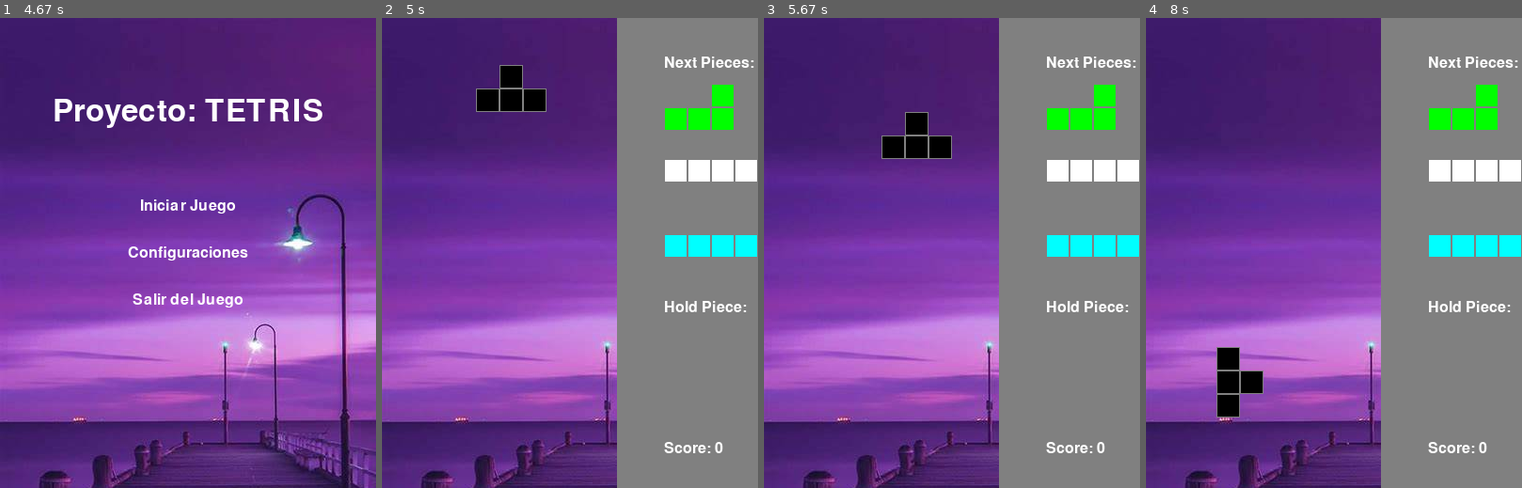
Above: before the commit, frames 1-4 (left to right).
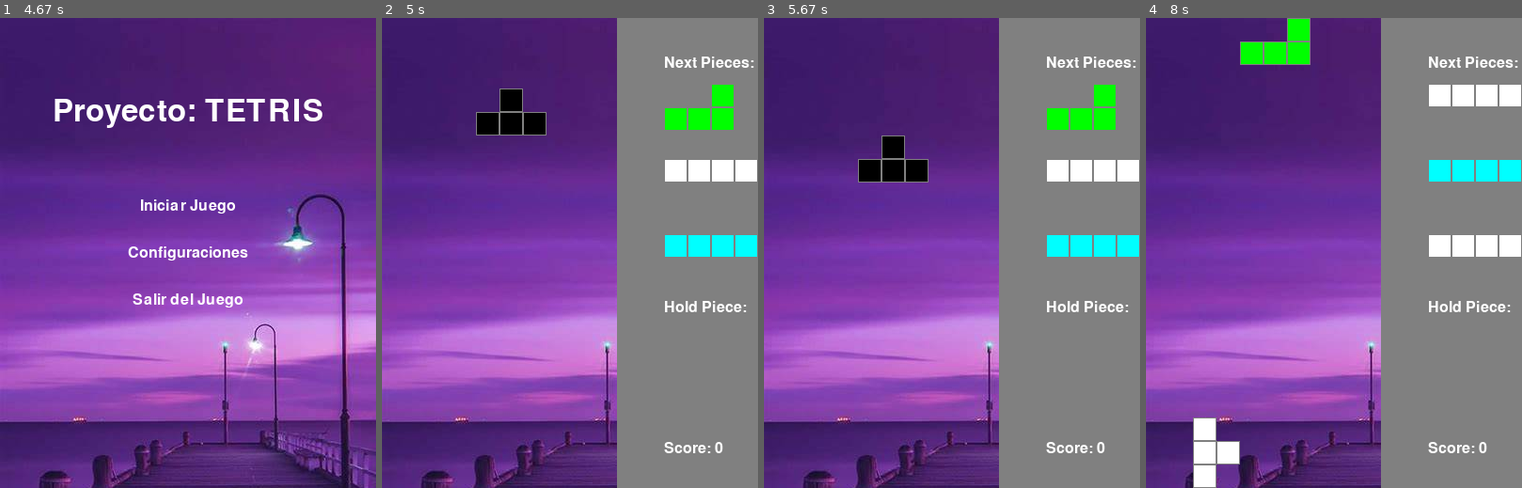
Above: after the commit, the same moments.

Repository: MugiwaraLombo/PA.TPF.Com1.Pygame
Game: pygame game, started from main.py
Same seed, same stepped clock (60 frames per second), same inputs: the game is played once before the commit and once after it.
Inputs:
- Up to frame 1 (4.67 s): click "Configuraciones" at 0.38 s; click "Cambiar Teclas" at 0.72 s; click "LEFT" at 1.05 s; tap Space at 1.33 s; click "Volver" at 1.72 s; click "Cambiar Fondo" at 2.05 s; click "Fondo de pantalla 3" at 2.38 s; click "Volver" at 2.72 s; click "Volver" at 3.05 s; click "Iniciar Juego" at 3.38 s
- Up to frame 2 (5 s): click "Iniciar Juego" at 4.72 s
- Up to frame 3 (5.67 s): hold Esc 5-5.47 s; hold Right 5-5.47 s; tap Space at 5.07, 5.37 s; click "Iniciar Juego" at 5.55 s
- Up to frame 4 (8 s): hold Down 6.33-6.8 s; tap Space at 6.4, 6.9 s; hold Up 6.83-7.33 s

Frame 1 is identical in both runs. In frame 2, 1.9% of the frame differs, in the area x 25-44%, y 10-25%; in frame 3, 1.9%; in frame 4, 7.7%, in the area x 12-100%, y 0-100%.

Commit message:
cambios en la documentacion

Diff:
--- a/tetris.py
+++ b/tetris.py
@@ -9,36 +9,36 @@
 class Tetris:
     def __init__(self):
         pygame.init() #Inicializa pygame
-        pygame.mixer.init()
-        self.screen = pygame.display.set_mode((SCREEN_WIDTH, SCREEN_HEIGHT)) #Crea la pantalla de la app
-        pygame.display.set_caption("Proyecto: TETRIS") #Leyenda de la app
-        self.clock = pygame.time.Clock()
+        pygame.mixer.init() #Inicializa el modulo de sonido de pygame
+        self.screen = pygame.display.set_mode((SCREEN_WIDTH, SCREEN_HEIGHT)) #Crea la pantalla del juego
+        pygame.display.set_caption("Proyecto: TETRIS") #Leyenda del del juego
+        self.clock = pygame.time.Clock() #Velocidad de movimiento de las piezas
         self.load_settings()
         self.paused = False
         self.bg_image = None
         self.load_background()
         self.play_music()
 
-        self.start_buttons = [
+        self.start_buttons = [ #Botones del inicio
             Button("Iniciar Juego", pygame.font.Font(None, 24), WHITE, (SCREEN_WIDTH // 2, SCREEN_HEIGHT // 2 - 50)),
             Button("Configuraciones", pygame.font.Font(None, 24), WHITE, (SCREEN_WIDTH // 2, SCREEN_HEIGHT // 2)),
             Button("Salir del Juego", pygame.font.Font(None, 24), WHITE, (SCREEN_WIDTH // 2, SCREEN_HEIGHT // 2 + 50))
         ]
 
-        self.config_buttons = [
+        self.config_buttons = [ #Botones de las configuraciones
             Button("Cambiar Fondo", pygame.font.Font(None, 24), WHITE, (SCREEN_WIDTH // 2, SCREEN_HEIGHT // 2 - 50)),
             Button("Cambiar Teclas", pygame.font.Font(None, 24), WHITE, (SCREEN_WIDTH // 2, SCREEN_HEIGHT // 2)),
             Button("Volver", pygame.font.Font(None, 24), WHITE, (SCREEN_WIDTH // 2, SCREEN_HEIGHT // 2 + 50))
         ]
 
-        self.background_buttons = [
+        self.background_buttons = [ #Botones de los ajustes de background
             Button("Fondo de pantalla 1", pygame.font.Font(None, 24), WHITE, (SCREEN_WIDTH // 2, SCREEN_HEIGHT // 2 - 50)),
             Button("Fondo de pantalla 2", pygame.font.Font(None, 24), WHITE, (SCREEN_WIDTH // 2, SCREEN_HEIGHT // 2)),
             Button("Fondo de pantalla 3", pygame.font.Font(None, 24), WHITE, (SCREEN_WIDTH // 2, SCREEN_HEIGHT // 2 + 50)),
             Button("Volver", pygame.font.Font(None, 24), WHITE, (SCREEN_WIDTH // 2, SCREEN_HEIGHT // 2 + 100))
         ]
 
-        self.key_buttons = [
+        self.key_buttons = [ #Botones de los ajustes de las teclas
             Button("LEFT", pygame.font.Font(None, 24), WHITE, (SCREEN_WIDTH // 4, SCREEN_HEIGHT // 2 - 50)),
             Button("RIGHT", pygame.font.Font(None, 24), WHITE, (SCREEN_WIDTH - SCREEN_WIDTH // 4, SCREEN_HEIGHT // 2 - 50)),
             Button("DOWN", pygame.font.Font(None, 24), WHITE, (SCREEN_WIDTH // 4, SCREEN_HEIGHT // 2)),
@@ -55,7 +55,7 @@
             with open(SETTINGS_FILE, "r") as file: #Abre el archivo y lo identifica como "file"
                 self.settings = json.load(file) #Carga al atributo "settings" los datos del archivo identificado como "file"
         else:
-            self.settings = {
+            self.settings = {#Si no existe, se crean las configuraciones por defecto
                 "resolution": (SCREEN_WIDTH, SCREEN_HEIGHT),
                 "background": None,
                 "key_bindings": {
@@ -78,8 +78,8 @@
             self.bg_image = pygame.image.load(background_path)
 
     def play_music(self):
-        pygame.mixer.music.load(os.path.join("config", "Background.mp3"))  # Cargar el archivo de música
-        pygame.mixer.music.play(-1)
+        pygame.mixer.music.load(os.path.join("config", "Background.mp3"))  #Carga el archivo de música
+        pygame.mixer.music.play(-1) #Reproduce el archivo en bucle
 
     def reset_game(self): #Reinicia la pantalla de juego
         self.board = [[0] * BOARD_WIDTH for _ in range(BOARD_HEIGHT)]
@@ -89,19 +89,21 @@
         self.score = 0
         self.game_over = False
 
-    def create_piece(self): #Crea las piezas de juego
-        shape = random.choice(SHAPES)
-        color = random.choice([WHITE, BLACK, (255, 0, 0), (0, 255, 0), (0, 0, 255), (255, 255, 0), (0, 255, 255)])
-        piece = Piece(shape, color)
+    def create_piece(self):
+        shape = random.choice(SHAPES) #Elige una pieza al azar
+        color = random.choice([WHITE, BLACK, (255, 0, 0), (0, 255, 0), (0, 0, 255), (255, 255, 0), (0, 255, 255)]) #Elige un color al azar
+        piece = Piece(shape, color) #Crea una pieza
+        #A continuacion pociciona la pieza en el centro alto del tablero
         piece.x = BOARD_WIDTH // 2 - len(shape[0]) // 2
         piece.y = 0
-        return piece
+        return piece #Devuelve la pieza creada
 
     def draw_board(self):
-        pygame.draw.rect(self.screen, GRAY, (BOARD_WIDTH * BLOCK_SIZE, 0, SCREEN_WIDTH, SCREEN_HEIGHT)) #Dibuja el tablero
+        pygame.draw.rect(self.screen, GRAY, (BOARD_WIDTH * BLOCK_SIZE, 0, SCREEN_WIDTH, SCREEN_HEIGHT)) #Dibuja en el tablero al borde derecho un rectangulo en la pantalla no jugable sobre el que se mostraran estadisticas
         for y, row in enumerate(self.board):
             for x, col in enumerate(row):
                 if col:
+                    #Se dibuja la parte del tablero jugable
                     pygame.draw.rect(self.screen, WHITE, (x * BLOCK_SIZE, y * BLOCK_SIZE, BLOCK_SIZE, BLOCK_SIZE))
                     pygame.draw.rect(self.screen, GRAY, (x * BLOCK_SIZE, y * BLOCK_SIZE, BLOCK_SIZE, BLOCK_SIZE), 1)
 
@@ -112,7 +114,7 @@
         for i, piece in enumerate(self.next_pieces):
             for y, row in enumerate(piece.shape):
                 for x, col in enumerate(row):
-                    if col: #Dibuja una linea que separa la pantalla del tablero de la pantalla no jugable
+                    if col:
                         pygame.draw.rect(self.screen, piece.color, (SCREEN_WIDTH - 100 + x * BLOCK_SIZE, 70 + i * 80 + y * BLOCK_SIZE, BLOCK_SIZE, BLOCK_SIZE))
                         pygame.draw.rect(self.screen, GRAY, (SCREEN_WIDTH - 100 + x * BLOCK_SIZE, 70 + i * 80 + y * BLOCK_SIZE, BLOCK_SIZE, BLOCK_SIZE), 1)
 
@@ -132,7 +134,7 @@
         score_text = font.render(f"Score: {self.score}", True, WHITE)
         self.screen.blit(score_text, (SCREEN_WIDTH - 100, 450))
 
-    def show_start_screen(self):
+    def show_start_screen(self): #Muestra la pantalla de inicio
         self.reset_game()
         running = True
         while running:
@@ -142,6 +144,7 @@
                     quit()
                 elif event.type == pygame.MOUSEBUTTONDOWN:
                     mouse_pos = event.pos
+                    #A continuacion los botones de la pantalla de inicio con sus funciones
                     if self.start_buttons[0].is_clicked(mouse_pos):
                         running = False
                     elif self.start_buttons[1].is_clicked(mouse_pos):
@@ -153,16 +156,17 @@
             self.screen.fill(GRAY)
             if self.bg_image:
                 self.screen.blit(self.bg_image, (0, 0))
+            #El codigo superior es reutilizado, por defecto la pantalla tiene backgrounds predefinidos pero si hay una imagen definida por el usuario se intercambia por los predefinidos
             title_font = pygame.font.Font(None, 48)
             title_text = title_font.render("Proyecto: TETRIS", True, WHITE)
             self.screen.blit(title_text, (SCREEN_WIDTH // 2 - title_text.get_width() // 2, SCREEN_HEIGHT // 6))
 
             for button in self.start_buttons:
-                button.draw(self.screen)
-
-            pygame.display.flip()
-
-    def show_config_screen(self):
+                button.draw(self.screen) #Dibuja en la pantalla los botones
+
+            pygame.display.flip()
+
+    def show_config_screen(self): #Muestra la pantalla de configuraciones
         running = True
         while running:
             for event in pygame.event.get():
@@ -171,6 +175,7 @@
                     quit()
                 elif event.type == pygame.MOUSEBUTTONDOWN:
                     mouse_pos = event.pos
+                    #A cada boton se le asigna una funcion
                     if self.config_buttons[0].is_clicked(mouse_pos):
                         self.change_background()
                     elif self.config_buttons[1].is_clicked(mouse_pos):
@@ -186,11 +191,11 @@
             self.screen.blit(title_text, (SCREEN_WIDTH // 2 - title_text.get_width() // 2, SCREEN_HEIGHT // 6))
 
             for button in self.config_buttons:
-                button.draw(self.screen)
-
-            pygame.display.flip()
-
-    def change_background(self):
+                button.draw(self.screen) #Se dibujan los botones en pantalla
+
+            pygame.display.flip()
+
+    def change_background(self): #Funcion para cambiar el fondo de pantalla ("background")
         running = True
         while running:
             for event in pygame.event.get():
@@ -199,6 +204,7 @@
                     quit()
                 elif event.type == pygame.MOUSEBUTTONDOWN:
                     mouse_pos = event.pos
+                    #A los 3 primeros botones se les asigno un fondo de pantalla para cambiar a preferencia del usuario, el cuarto boton vuelve a la pantalla anterior
                     if self.background_buttons[0].is_clicked(mouse_pos):
                         self.settings["background"] = BACKGROUND_OPTION[0]
                         self.load_background()
@@ -226,7 +232,7 @@
 
             pygame.display.flip()
 
-    def change_keys(self):
+    def change_keys(self): #Funcion para cambiar las teclas a preferencia
         running = True
         while running:
             for event in pygame.event.get():
@@ -236,6 +242,7 @@
                 elif event.type == pygame.MOUSEBUTTONDOWN:
                     mouse_pos = event.pos
                     for button in self.key_buttons:
+                        #Para todos excepto el ultimo boton que es el de "volver" se les asigno la funcion para cambiar de tecla
                         if self.key_buttons[6].is_clicked(mouse_pos):
                             running = False
                         elif button.is_clicked(mouse_pos):
@@ -252,7 +259,7 @@
 
             pygame.display.flip()
 
-    def change_key(self, key_name):
+    def change_key(self, key_name): #La funcion esta hecha para cambiar la tecla que esta por defecto a una elegida por el usuario
         waiting_for_key = True
         while waiting_for_key:
             for event in pygame.event.get():
@@ -272,8 +279,7 @@
             self.screen.blit(message_text, (SCREEN_WIDTH // 2 - message_text.get_width() // 2, SCREEN_HEIGHT // 2))
             pygame.display.flip()
 
-
-    def handle_events(self):
+    def handle_events(self): #Maneja los eventos del teclado
         for event in pygame.event.get():
             if event.type == pygame.QUIT:
                 pygame.quit()
@@ -297,20 +303,20 @@
                 elif event.key == self.settings["key_bindings"]["hold"]:
                     self.handle_hold()
 
-    def update_board(self):
+    def update_board(self): #Actualiza el tablero después de que una pieza se coliziona.
         for y, row in enumerate(self.current_piece.shape):
             for x, col in enumerate(row):
                 if col and self.current_piece.y + y >= 0:
                     self.board[self.current_piece.y + y][self.current_piece.x + x] = 1
 
-    def clear_lines(self):
+    def clear_lines(self): #Actualiza las lineas cada vez que una se completa, las borra y sumas 100 puntos al score
         full_rows = [i for i, row in enumerate(self.board) if all(row)]
         for row in full_rows:
             del self.board[row]
             self.board.insert(0, [0] * BOARD_WIDTH)
         self.score += len(full_rows) * 100
 
-    def handle_hold(self):
+    def handle_hold(self): # Esta funcion se encarga de almacenar una pieza o intercambiarla por una ya almacenada.
         if not self.hold_piece:
             self.hold_piece = self.current_piece
             self.current_piece = self.next_pieces.pop(0)
@@ -321,7 +327,7 @@
         self.hold_piece.x = BOARD_WIDTH // 2 - len(self.hold_piece.shape[0]) // 2
         self.hold_piece.y = 0
 
-    def run(self):
+    def run(self): #Esta funcion ejecuta el bucle principal del juego.
         self.show_start_screen()
         while not self.game_over:
             self.handle_events()
@@ -349,12 +355,12 @@
 
             pygame.display.flip()
             a = int(self.score)
-            x = (a / 1000) + 4
+            x = (a / 1500) + 5
             self.clock.tick(x) # Altera la velocidad de caida de las piezas en base al "score"
 
-        self.show_game_over_screen()
-
-    def show_pause_screen(self):
+        self.show_game_over_screen() #Al perder muestra la pantalla de "Game Over"
+
+    def show_pause_screen(self): #Al pausar el juego muestra la pantalla de inicio.
         running = True
         while running:
             for event in pygame.event.get():
@@ -379,8 +385,8 @@
             if self.bg_image:
                 self.screen.blit(self.bg_image, (0, 0))
             title_font = pygame.font.Font(None, 48)
-            title_text = title_font.render("Tetris Pausado", True, WHITE)
-            self.screen.blit(title_text, (SCREEN_WIDTH // 2 - title_text.get_width() // 2, SCREEN_HEIGHT // 4))
+            title_text = title_font.render("PAUSA", True, WHITE)
+            self.screen.blit(title_text, (SCREEN_WIDTH // 2 - title_text.get_width() // 2, SCREEN_HEIGHT // 6))
 
             for button in self.start_buttons:
                 button.draw(self.screen)
Not shown, changed: README.md
